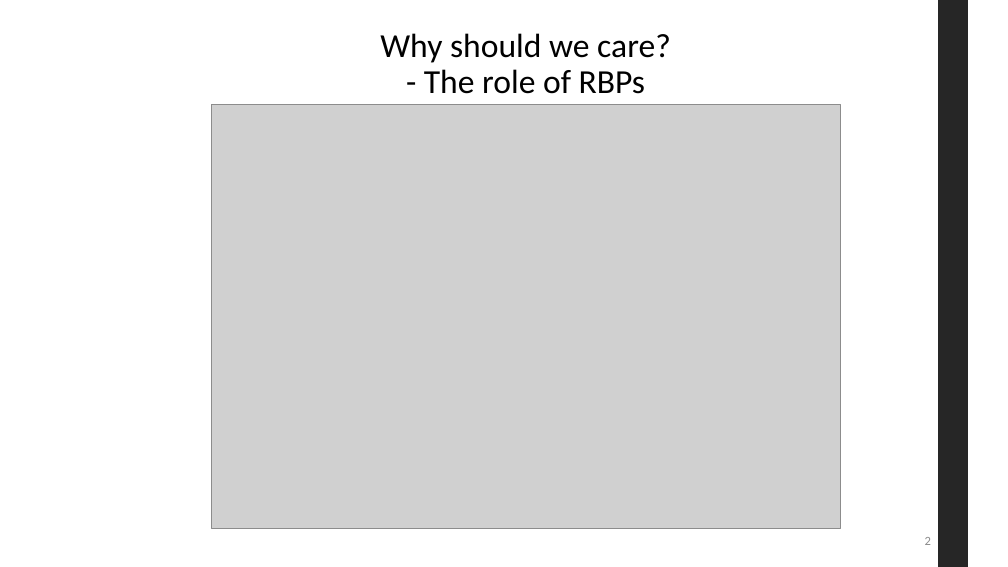
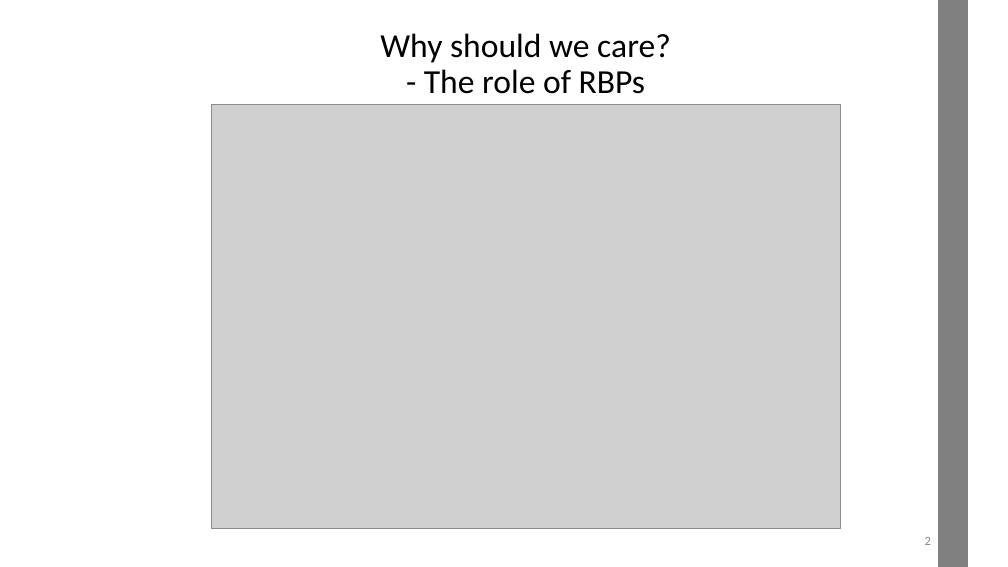
Before and after one commit to datascience-mobi-2022/2022-topic-03-team-05, a slide deck: slide 2 of Project Proposal_temporary draft.pptx. Drawn at 1008x567 pixels with LibreOffice and Linux fonts; fonts in the diff are those of the drawing; grey boxes stand for pictures. Boxes give left, top, right and bottom in pixels: in the first picture for what was removed or moved away, otherwise in the second. Text is boxed around its words. In the diff, an @@ line names an element or a change of style, - is before the commit and + after.

```diff
--- a/Project Proposal_temporary draft.pptx
+++ b/Project Proposal_temporary draft.pptx
@@ rectangle at box(938, 0, 968, 567): fill #262626 to #808080; outline #262626 1 pt to #808080 1 pt @@
```
